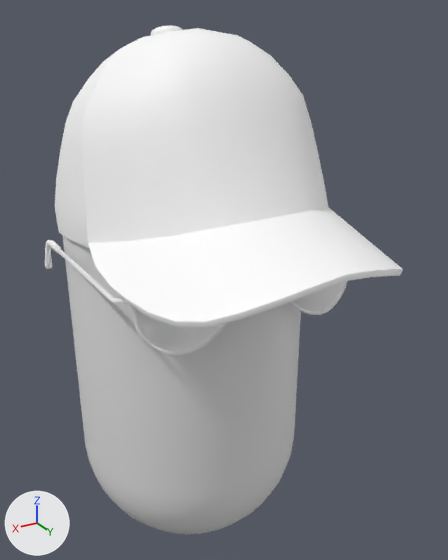
Two versions of the Blender file Assets/player.blend, one commit apart.
One viewpoint serves both versions: a 50 mm lens placed at (2.27, 4.42, 2.61), pointed at (-0.15, 0.38, 0.59). The axes (+X, +Y, +Z) are drawn at lower left. The lights are the same throughout. The first picture is the older version.

In view in the first picture: 'Hat', 'Player', 'Sunglasses'.
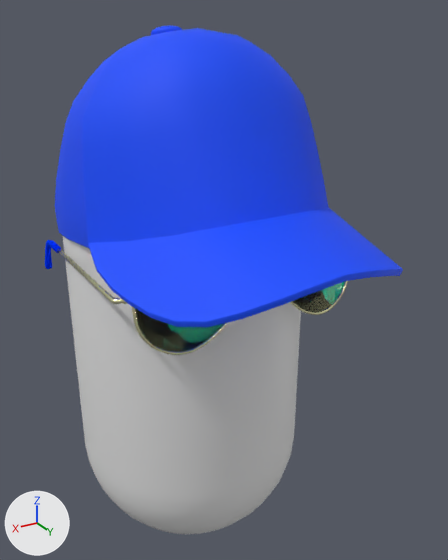
Commit message: Player model

Edits to the scene script, one JSON object a line:
```json
{"op": "set", "path": "mat_metal.base_color", "old": "(1.0, 1.0, 1.0)", "new": "(1.0, 1.0, 0.604)", "note": "white #ffffff -> beige #ffffcc"}
{"op": "set", "path": "mat_metal.roughness", "old": "1.0", "new": "0.2"}
{"op": "set", "path": "mat_glass.base_color", "old": "(1.0, 1.0, 1.0)", "new": "(0.0, 1.0, 0.604)", "note": "white #ffffff -> cyan #00ffcc"}
{"op": "set", "path": "mat_glass.roughness", "old": "1.0", "new": "0.0"}
{"op": "set", "path": "mat_plastic.base_color", "old": "(1.0, 1.0, 1.0)", "new": "(0.0, 0.0723, 1.0)", "note": "white #ffffff -> blue #004cff"}
{"op": "add", "block": "mat_blue", "code": ["mat_blue = principled_material('Blue')", "mat_blue.base_color = (0.0, 0.0723, 1.0)  # blue #004cff", "mat_blue.roughness = 0.7"]}
{"block": "me_object_0_003", "where": "me_object_0_003.from_pydata(...)  # 650 vertices, 966 faces; spans x -1.03..1.02, y -2.53..-0.87, z -1.91..1.14"}
{"op": "remove", "block": "me_object_0_003", "code": "me_object_0_003.materials.append(mat_default_001)  # white #ffffff"}
{"op": "add", "block": "me_object_0_003", "code": "me_object_0_003.materials.append(mat_blue)  # blue #004cff"}
```

Boxes (x1, y1, x2, y2) around the edits, measured in the pictures (448 x 560 px):
```json
{"object": "Hat", "change": "recoloured", "before": [55, 26, 403, 327], "after": [55, 26, 403, 327], "on screen": "white to blue"}
{"object": "Sunglasses", "change": "recoloured, surface changed", "before": [45, 240, 348, 355], "after": [45, 240, 348, 355]}
```
